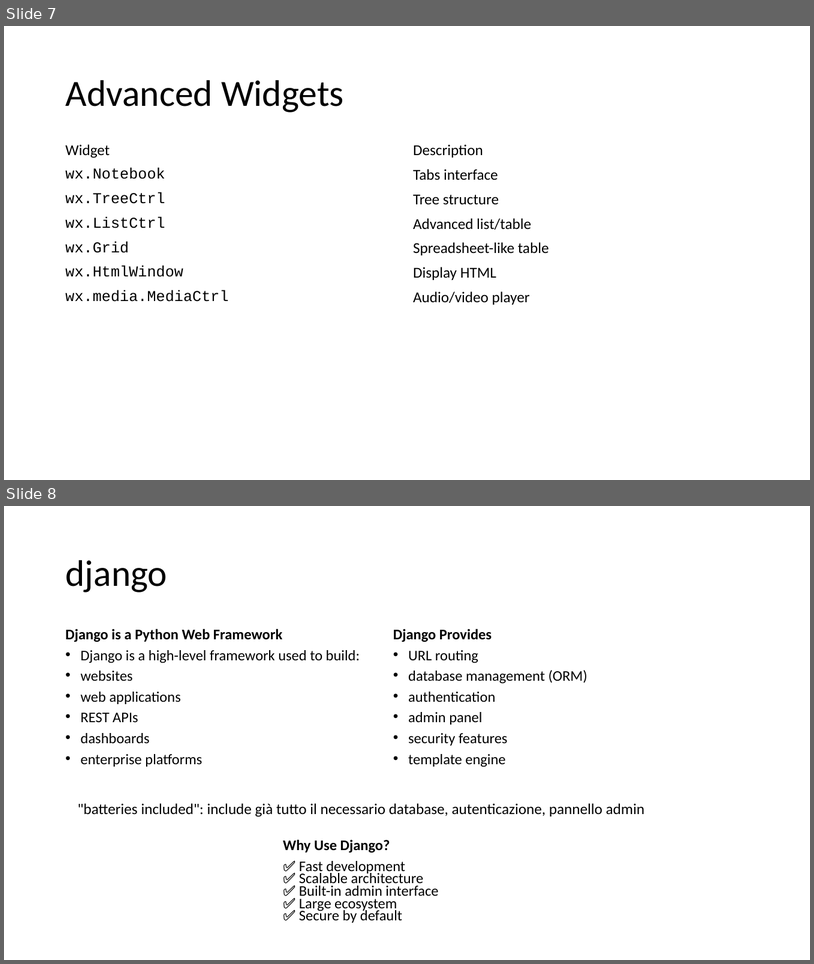
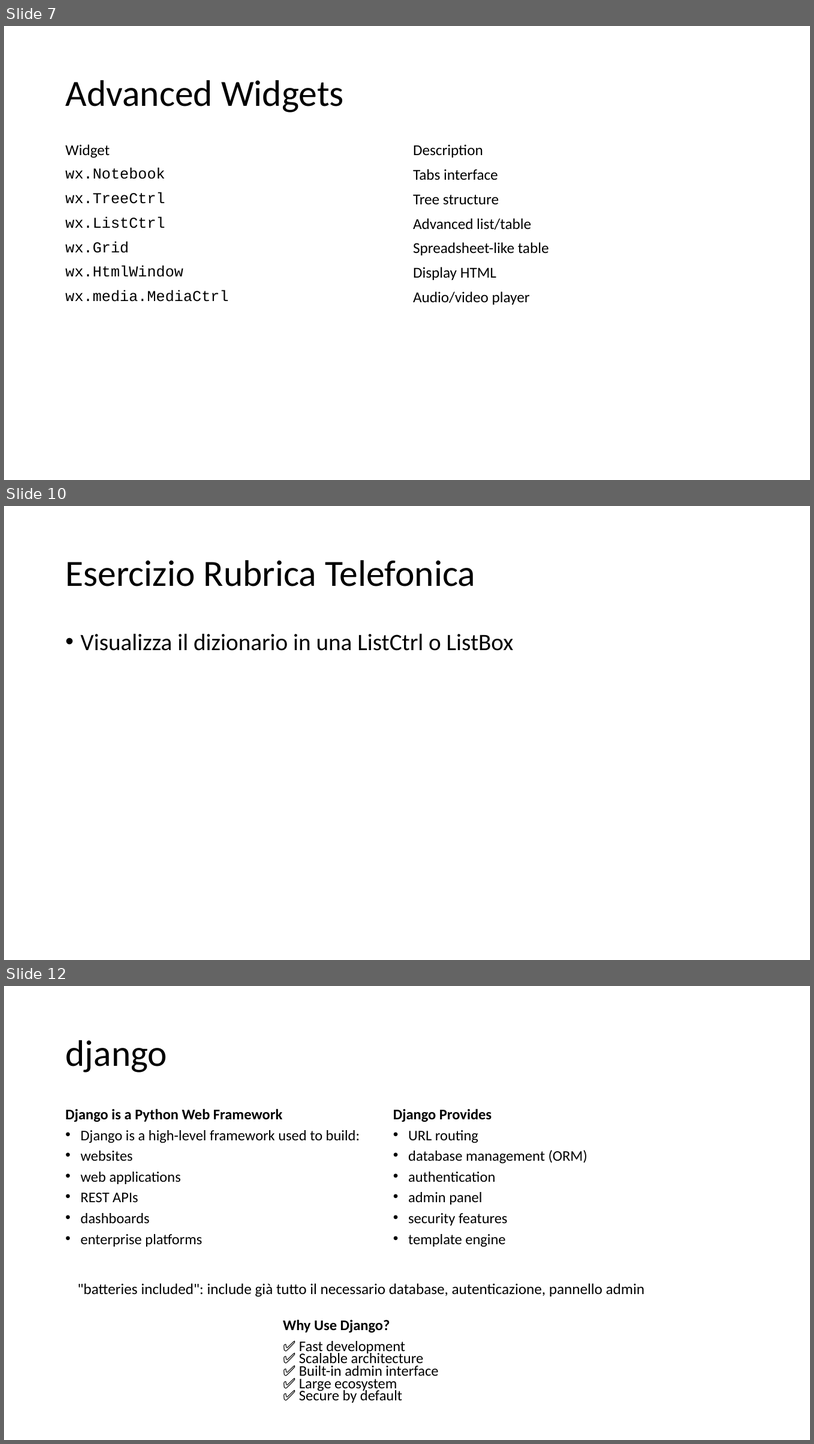
Before and after one commit to dipialx/Corso-Python, a slide deck: Lez4.pptx. Shown one above the other, each under a label of ours: slides 7 and 8 before the commit, slides 7, 10 and 12 after it; the slides between them are not shown. The pictures are 814x964 and 814x1444 pixels, drawn with LibreOffice and Linux fonts; fonts in the diff are those of the drawing. Boxes give left, top, right and bottom in pixels: in the first picture for what was removed or moved away, otherwise in the second. Text is boxed around its words. In the diff, an @@ line names an element or a change of style, - is before the commit and + after.

```diff
--- a/Lez4.pptx
+++ b/Lez4.pptx
@@ slide 10 added at (4, 506, 810, 960), background #FFFFFF @@
@@ title added at (65, 560, 476, 586), 44 pt, text #000000 @@
+Esercizio Rubrica Telefonica
@@ text added at (81, 633, 514, 651), 28 pt, text #000000 @@
+• Visualizza il dizionario in una ListCtrl o ListBox
@@ what was slide 8 is now slide 12 @@
```
Also in this commit, not shown: 2 slides changed, 11 other slides added, 3 other files.
